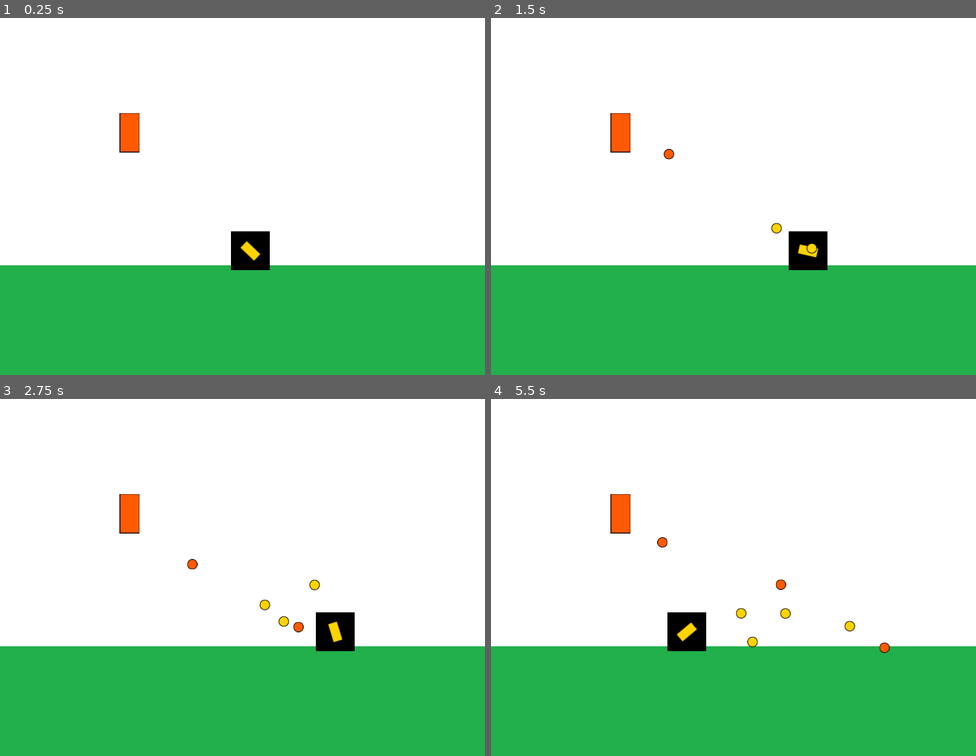
Above: before the commit, frames 1-4 (two rows, left to right).
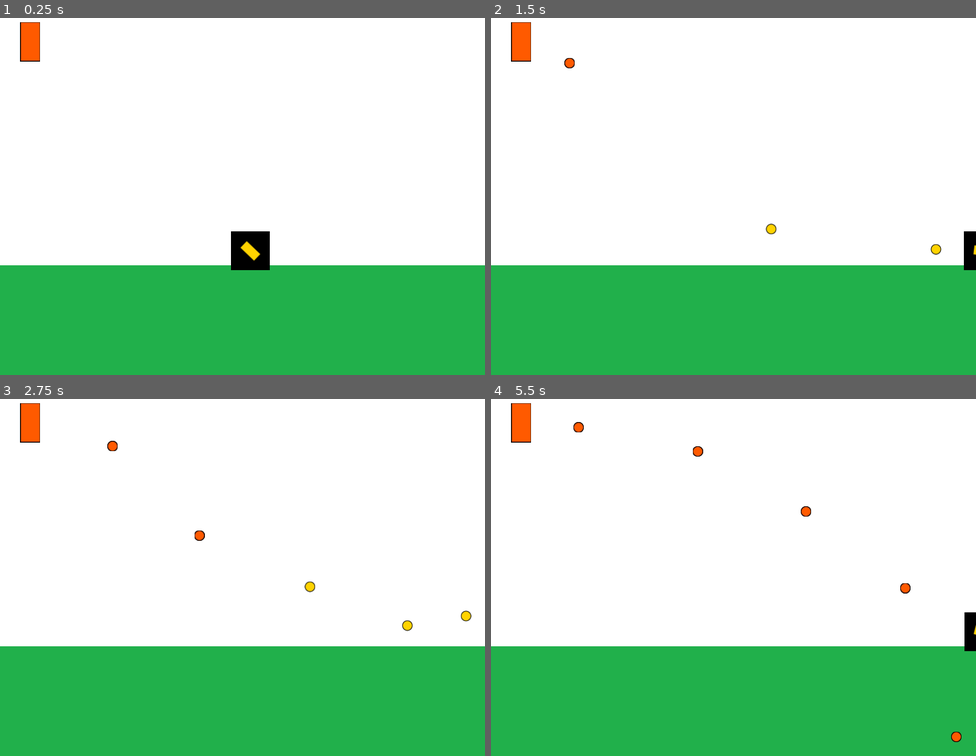
Above: after the commit, the same moments.

Repository: amuroBosetti/entregas-ipv-bosetti-mauro
Game: Godot game, scene res://Main.tscn
Two runs of this game, one before a commit and one after it. Both use one fixed random seed, a clock stepped at 60 frames per second and the inputs below.
Inputs (mouse positions are in pixels of both pictures, inside the frame that each line leads up to):
- Up to frame 1 (0.25 s): no input
- Up to frame 2 (1.5 s): tap Enter at 0.5 s; move the mouse to (840, 175) at 0.52 s; hold D (move_right) 0.53-1.28 s; click (840, 175) at 0.6 s; move the mouse to (636, 210) at 1.27 s; hold A (move_left) from 1.28 s (still down); click (636, 210) at 1.35 s
- Up to frame 3 (2.75 s): move the mouse to (291, 495) at 2.02 s; release A (move_left) at 2.03 s; hold D (move_right) from 2.03 s (still down); click (291, 495) at 2.1 s
- Up to frame 4 (5.5 s): move the mouse to (709, 645) at 2.77 s; click (709, 645) at 2.85 s; move the mouse to (879, 627) at 3.52 s; release D (move_right) at 3.53 s; hold A (move_left) from 3.53 s (still down); click (879, 627) at 3.6 s; move the mouse to (588, 520) at 4.27 s; click (588, 520) at 4.35 s; move the mouse to (757, 573) at 5.02 s; click (757, 573) at 5.1 s

The runs differ from the first frame. In frame 1, 0.9% of the frame differs, in the area x 4-29%, y 1-38%; in frame 2, 2.3%; in frame 3, 2.3%; in frame 4, 2.7%, in the area x 4-100%, y 1-97%.

Commit message:
:construction: WIP extra desafio 2

Diff:
--- a/entrega-2-bosetti-mauro/begin/Main.gd
+++ b/entrega-2-bosetti-mauro/begin/Main.gd
@@ -1,5 +1,15 @@
 extends Node
 
+export (PackedScene) var turret_scene
+
 func _ready():
+	var turret_list : Array = \
+		[turret_scene.instance(), turret_scene.instance(), turret_scene.instance()]
+	for turret in turret_list:
+		turret.spawn(self, $Player, turret_spawn_position())
+
 	$Player.set_projectile_container(self)
-	$Turret.set_values($Player, self)
+
+func turret_spawn_position() -> Vector2:
+	#Aca generar vector
+	return Vector2(50, 50)
--- a/entrega-2-bosetti-mauro/begin/Main.tscn
+++ b/entrega-2-bosetti-mauro/begin/Main.tscn
@@ -8,6 +8,7 @@
 
 [node name="Main" type="Node"]
 script = ExtResource( 4 )
+turret_scene = ExtResource( 5 )
 
 [node name="Background" type="TextureRect" parent="."]
 anchor_right = 1.0
@@ -27,6 +28,3 @@
 
 [node name="Player" parent="." instance=ExtResource( 1 )]
 position = Vector2( 413.003, 395.272 )
-
-[node name="Turret" parent="." instance=ExtResource( 5 )]
-position = Vector2( 214, 200 )
--- a/entrega-2-bosetti-mauro/begin/entities/enemies/Turret.gd
+++ b/entrega-2-bosetti-mauro/begin/entities/enemies/Turret.gd
@@ -7,9 +7,11 @@
 var projectile_container : Node
 var player
 
-func set_values(player, projectile_container):
+func spawn(container, player, spawn_position):
 	self.player = player
-	self.projectile_container = projectile_container
+	self.projectile_container = container
+	container.add_child(self)
+	position = spawn_position
 	$Timer.start()
 
 func _on_Timer_timeout():
--- a/entrega-2-bosetti-mauro/begin/entities/player/Player.gd
+++ b/entrega-2-bosetti-mauro/begin/entities/player/Player.gd
@@ -2,8 +2,13 @@
 
 onready var cannon : Sprite = $Cannon
 
+export (float) var ACCELERATION : float = 20.0
+export (float) var SPEED_LIMIT : float = 600.0
+export (float) var FRICTION_WEIGHT : float = 0.08
+
 var speed = 200 #Pixeles
 var projectile_container : Node
+var velocity : Vector2 = Vector2.ZERO
 
 # Estamos acoplandonos a Main o quien sea que este arriba y nos pase el nodo
 # parent que necesitamos que tenga el projectile. Esto es recomendable unicamente
@@ -15,14 +20,21 @@
 
 func _physics_process(delta):
 
-	var direction:int = int(Input.is_action_pressed("move_right")) - int(Input.is_action_pressed("move_left"))
-
 	var mouse_position : Vector2 = 	get_global_mouse_position()
-
 	cannon.look_at(mouse_position)
 
-	#Solo cuando RECIEN se hizo click
+	#En 1:30:29 se muestra que, en el physics process, si no se setteo el projectile_container,
+	#se settea uno utilizando owner. Por que?
+
 	if Input.is_action_just_pressed("fire"):
 		cannon.fire()
 
-	position.x += direction * speed * delta
+	#Movement
+	var direction : int = int(Input.is_action_pressed("move_right")) - int(Input.is_action_pressed("move_left"))
+
+	if direction != 0:
+		velocity.x = clamp(velocity.x + (direction * ACCELERATION), -SPEED_LIMIT, SPEED_LIMIT)
+	else:
+		velocity.x = lerp(velocity.x, 0, FRICTION_WEIGHT) if abs(velocity.x) > 1 else 0
+
+	position += velocity * delta
